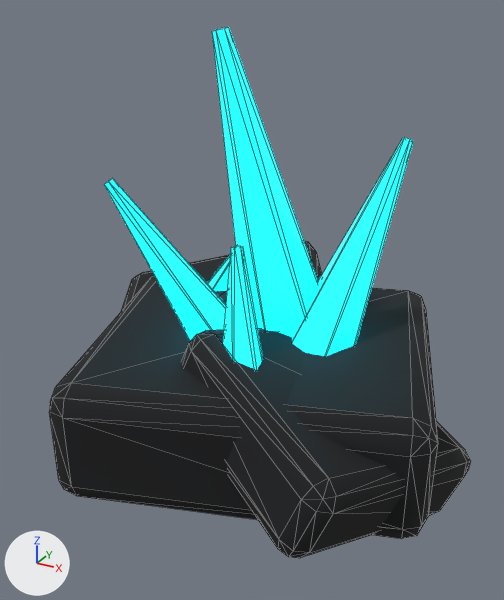
Renders of the glTF model assets/models/env/element115_crystal.glb from each side of a commit.
The view is the same before and after, from a 50 mm lens placed at (0.812, -1.536, 1.153), pointed at (-0.013, -0.035, 0.403). Lighting does not change. The marker at lower left points along +X, +Y and +Z. The older version comes first. Mesh edges are drawn as thin lines. Vertices at exactly the same position are counted once.

In view in the first picture: 'Element115Crystal'.
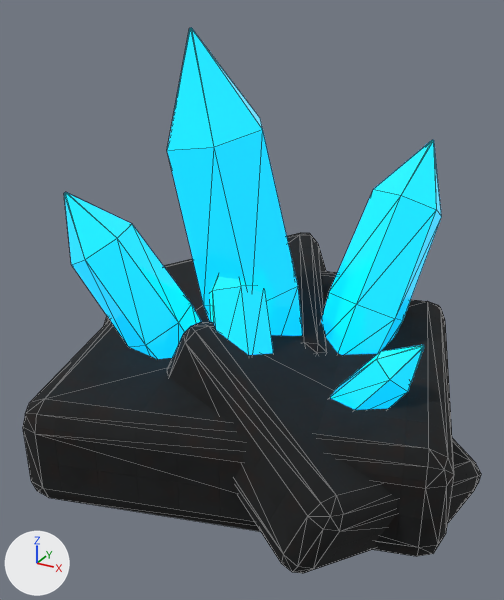
Patch to the scene script:
```diff
--- a/assets/models/env/element115_crystal.glb.py
+++ b/assets/models/env/element115_crystal.glb.py
@@ img_panzer_armor_normal @@
+img_panzer_armor_normal = load_image('panzer_armor_normal', '_unpacked/panzer_armor_normal', 1024, 1024, 'Non-Color')
@@ img_panzer_armor_albedo @@
+img_panzer_armor_albedo = load_image('panzer_armor_albedo', '_unpacked/panzer_armor_albedo', 1024, 1024, 'sRGB')
@@ mat_crystal115 @@
 mat_crystal115 = principled_material('Crystal115')
-mat_crystal115.base_color = (0.00719, 0.748, 1.0)  # cyan #14e0ff
+mat_crystal115.base_color = (0.0031, 0.477, 0.869)  # cyan #0ab8f0
 mat_crystal115.metallic = 0.12
 mat_crystal115.roughness = 0.14
-mat_crystal115.emission_color = (0.0049, 0.787, 1.0)  # cyan #0fe5ff
-mat_crystal115.emission_strength = 2.5
+mat_crystal115.emission_color = (0.00285, 0.495, 0.838)  # cyan #09bbec
+mat_crystal115.emission_strength = 1.0
@@ mat_meteorrock @@
+mat_meteorrock = bpy.data.materials.new('MeteorRock')
+# colours: greyish blue #616675
+# uses the picture img_panzer_armor_albedo
+# uses the picture img_panzer_armor_normal
@@ me_cube @@
 # used by ob_element115crystal; location = (0.0, 0.0, 0.0)
-me_cube.from_pydata(...)  # 228 vertices, 424 faces; spans x -0.629..0.6, y -0.528..0.529, z -0.064..1.082
-me_cube.materials.append(mat_darkrock)  # black #141618
+me_cube.from_pydata(...)  # 392 vertices, 740 faces; spans x -0.691..0.628, y -0.566..0.566, z -0.097..1.081
+# me_cube part 1: the loose piece of 56 vertices spanning x -0.55..0.55, y -0.528..0.528, z -0.02..0.3 is rebuilt with 56 vertices and now spans x -0.6..0.6, y -0.566..0.566, z -0.02..0.26, in mat_meteorrock
+# me_cube part 2: the loose piece of 56 vertices spanning x -0.12..0.6, y -0.512..0.212, z -0.064..0.384 is rebuilt with 56 vertices and now spans x -0.148..0.628, y -0.529..0.249, z -0.097..0.397, in mat_meteorrock
+# me_cube part 3: the loose piece of 56 vertices spanning x -0.629..0.189, y -0.249..0.529, z -0.051..0.411 is rebuilt with 56 vertices and now spans x -0.691..0.211, y -0.279..0.559, z -0.09..0.43, in mat_meteorrock
+# me_cube part 4: the loose piece of 12 vertices spanning x -0.374..0.092, y -0.179..0.066, z 0.068..0.72 is rebuilt with 24 vertices and now spans x -0.23..0.122, y -0.183..0.126, z 0.196..1.081
+# me_cube part 5: the loose piece of 12 vertices spanning x -0.021..0.198, y -0.39..-0.108, z 0.106..0.586 is rebuilt with 24 vertices and now spans x -0.091..0.146, y -0.283..-0.039, z 0.147..0.568
+# me_cube part 6: a new loose piece of 56 vertices spanning x -0.222..0.322, y -0.043..0.483, z 0.03..0.35, in mat_meteorrock
+# me_cube part 7: a new loose piece of 24 vertices spanning x 0.114..0.374, y 0.032..0.424, z 0.157..0.783, in mat_crystal115 (cyan #0ab8f0, glowing cyan #09bbec)
+# me_cube part 8: a new loose piece of 24 vertices spanning x -0.467..-0.104, y -0.279..-0.014, z 0.145..0.683, in mat_crystal115 (cyan #0ab8f0, glowing cyan #09bbec)
+# me_cube part 9: a new loose piece of 24 vertices spanning x 0.219..0.47, y -0.214..-0.05, z 0.116..0.412, in mat_crystal115 (cyan #0ab8f0, glowing cyan #09bbec)
+# me_cube part 10
+# 24 vertices are removed from x -0.105..0.289, y -0.151..0.31, z 0.05..1.082
+# 40 faces are deleted
+# me_cube part 11
+# 12 vertices are removed from x -0.399..-0.097, y 0.15..0.293, z 0.117..0.553
+# 20 faces are deleted
+# other edits to the shape of me_cube do not show in these pictures
 me_cube.materials.append(mat_crystal115)
+me_cube.materials.append(mat_meteorrock)
```

Changed parts and their boxes (x1, y1, x2, y2) in the pictures (504 x 600 px):
'Element115Crystal', recoloured, surface changed, reshaped (9% wider): before (49, 27, 470, 558); after (23, 28, 481, 573)
part 1 of me_cube, rebuilt (11% wider): before (49, 276, 438, 539); after (23, 300, 454, 556)
part 2 of me_cube, rebuilt (9% wider, 9% taller): before (182, 328, 470, 558); after (167, 322, 481, 573)
part 3 of me_cube, rebuilt (mostly hidden before): before (121, 241, 322, 311); after (104, 233, 326, 354)
part 4 of me_cube, rebuilt: before (104, 178, 226, 341); after (167, 28, 303, 336)
part 5 of me_cube, rebuilt: before (223, 246, 263, 370); after (210, 277, 273, 355)
part 6 of me_cube, added: after (321, 271, 338, 305)
part 7 of me_cube, added (cyan): after (321, 140, 442, 355)
part 8 of me_cube, added (cyan): after (64, 192, 201, 359)
part 9 of me_cube, added (cyan): after (330, 345, 425, 410)
part 10 of me_cube, deleted (cyan): before (212, 27, 413, 356)
part 11 of me_cube, deleted (cyan): before (207, 255, 230, 291)
